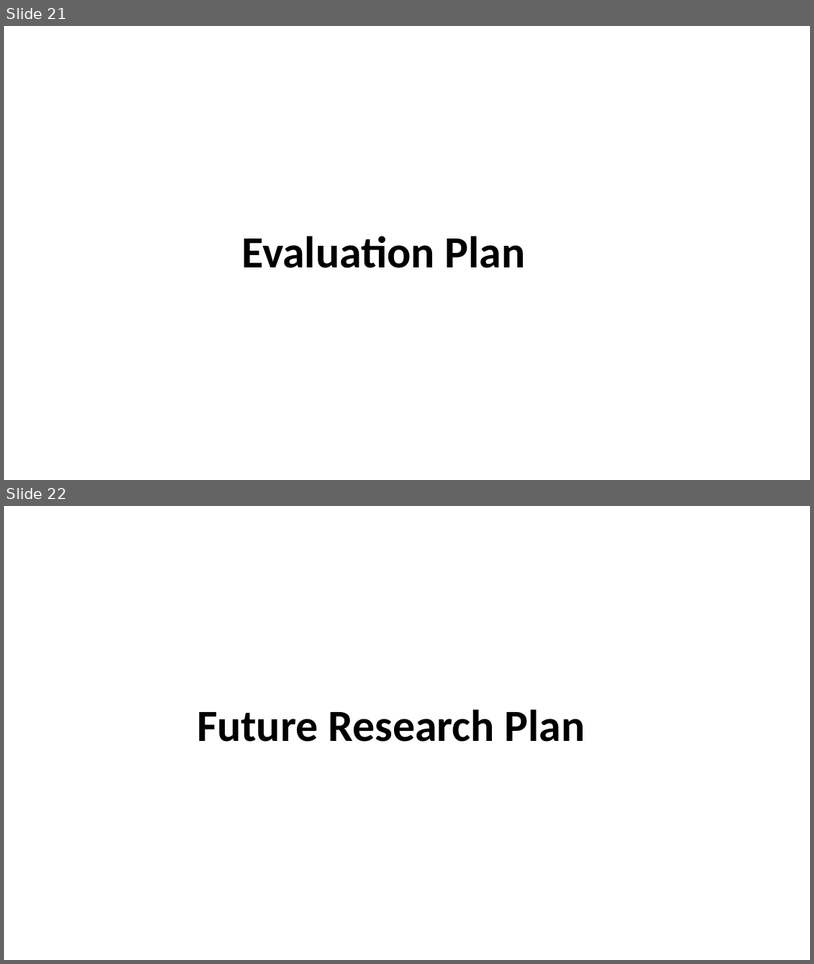
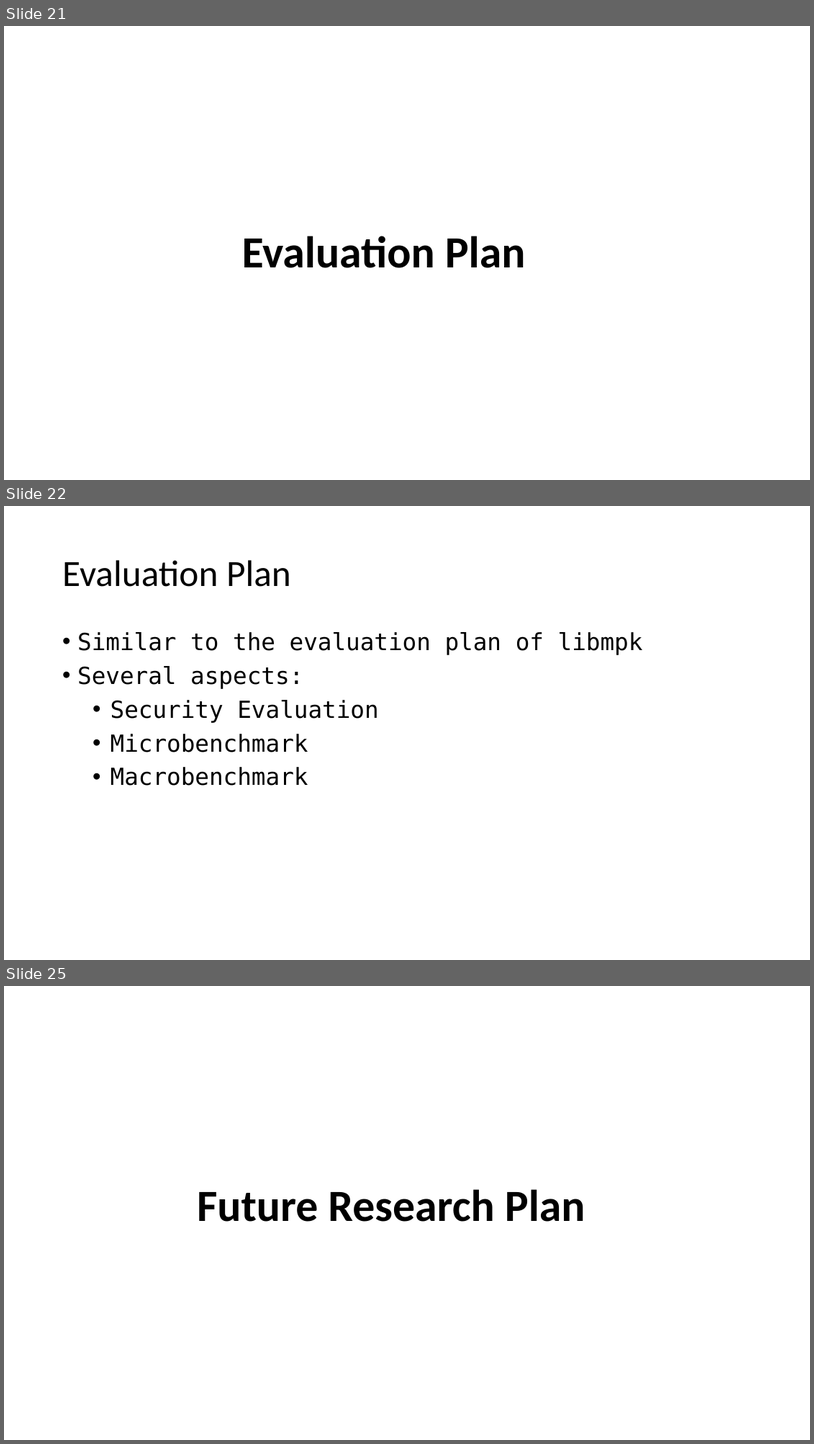
Before and after one commit to LiGaOg/libpmp, a slide deck: proposal.pptx. Shown one above the other, each under a label of ours: slides 21 and 22 before the commit, slides 21, 22 and 25 after it; the slides between them are not shown. The pictures are 814x964 and 814x1444 pixels, drawn with LibreOffice and Linux fonts; fonts in the diff are those of the drawing. Boxes give left, top, right and bottom in pixels: in the first picture for what was removed or moved away, otherwise in the second. Text is boxed around its words. In the diff, an @@ line names an element or a change of style, - is before the commit and + after.

Commit message:
Add evaluation plan

```diff
--- a/proposal.pptx
+++ b/proposal.pptx
@@ slide 22 added at <box>4,506,810,960</box>, background #FFFFFF @@
@@ title added at <box>62,560,291,587</box>, 44 pt, text #000000 @@
+Evaluation Plan
@@ text added at <box>77,632,643,785</box>, 28 pt, text #000000 @@
+• Similar to the evaluation plan of libmpk
+• Several aspects:
+  • Security Evaluation
+  • Microbenchmark
+  • Macrobenchmark
@@ what was slide 22 is now slide 25 @@
```
Also in this commit, not shown: 2 slides changed, 2 other slides added.
